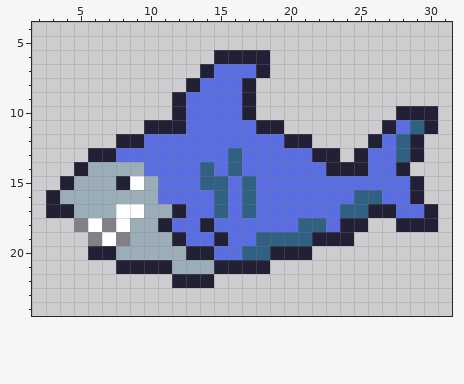
Edited in one commit: pixel-art sprite (assets/shark.png). Above, as it was before the edit.
The file is 32x32 pixels. Shown: x 2..31, y 4..24.
After the commit:
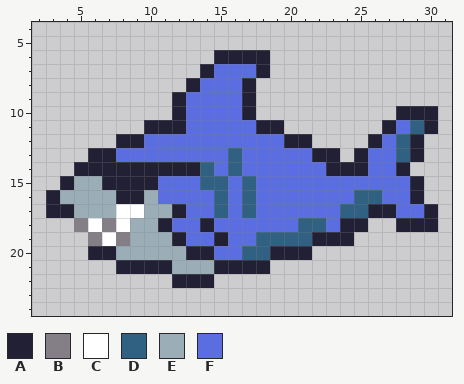
Palette (. is transparent): A #222034  B #847e87  C #ffffff  D #306082  E #9badb7  F #5b6ee1
What changed:
@@ x 4..15 @@
 13 ..AAFFFFFFFF
-14 .AEEEEFFFFDF
-15 AEEEACEFFFDD
-16 EEEEEEEFFFFD
+14 .AAAAAAAAADF
+15 AEEAAAAFFFDD
+16 EEEEAAEFFFFD
 17 AEEECCEEAFFD
Where, in picture pixels (left, top, right, bottom), the same in both pictures:
changed: (88, 162, 200, 204)
